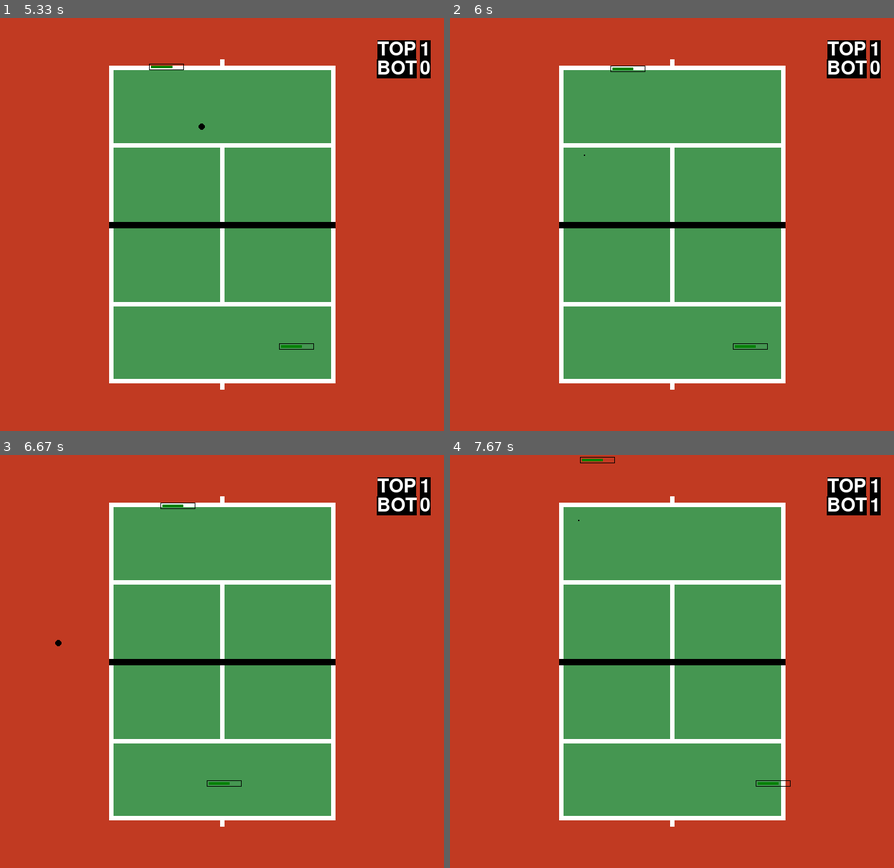
Above: before the commit, frames 1-4 (two rows, left to right).
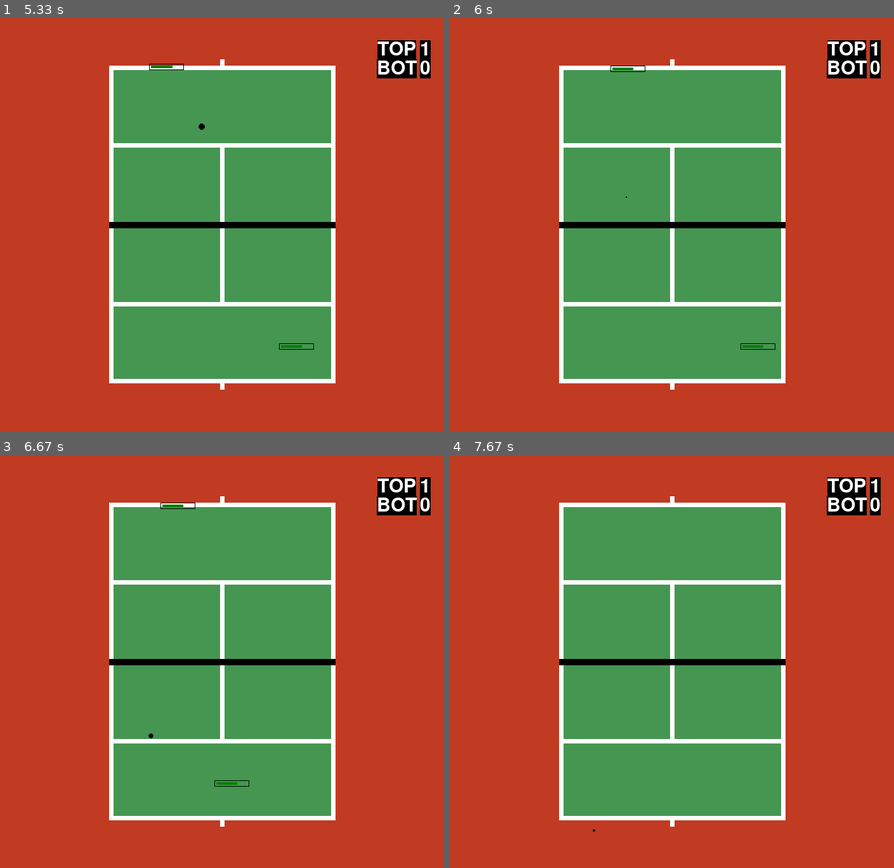
Above: after the commit, the same moments.

Repository: rafaelmcandeias/AASMA
Game: pygame game, started from Tennis_Game/tennis.py
The game is run twice, just before and just after one commit, with the same random seed, the same clock (stepped at 60 frames per second) and the same inputs.
Inputs:
- Up to frame 1 (5.33 s): tap Right Shift at 0.33 s; tap Esc at 0.67 s
- Up to frame 2 (6 s): no input
- Up to frame 3 (6.67 s): no input
- Up to frame 4 (7.67 s): no input

Frame 1 is identical in both runs. In frame 2, less than 0.1% of the frame differs, in the area x 30-74%, y 33-81%; in frame 3, less than 0.1%; in frame 4, 0.2%, in the area x 28-97%, y 0-92%.

Commit message:
ready to run

Diff:
--- a/Tennis_Game/env.py
+++ b/Tennis_Game/env.py
@@ -27,7 +27,7 @@
 LIMIT_TOP_NET = 320
 LIMIT_BOTTOM_NET  = 330
 MIDDLE_X = LIMIT_LEFT_NET + ((LIMIT_RIGHT_NET - LIMIT_LEFT_NET) / 2) - 40
-MIDDLE_Y_TOP = LIMIT_TOP_FIELD + ((LIMIT_TOP_NET - LIMIT_TOP_FIELD) / 2)
+MIDDLE_Y_TOP = LIMIT_TOP_FIELD + ((LIMIT_TOP_NET - LIMIT_TOP_FIELD) / 2) - 40
 MIDDLE_Y_BOT = LIMIT_BOTTOM_NET + ((LIMIT_BOT_FIELD - LIMIT_BOTTOM_NET) / 2) - 40
 
 # ---------------------------------------------------------------------------
--- a/Tennis_Game/graphs.py
+++ b/Tennis_Game/graphs.py
@@ -1,46 +1,82 @@
 # File to read data from csv and compute graphs with boxplo
 import pandas as pd
+from pandas import read_csv, DataFrame
 import numpy as np
 import matplotlib.pyplot as plt
+import statistics as stats
+import math
 
-# Compute win lost plot
 labels = ['Random', 'Beginner', 'Expert', 'Pro']
-#auto
-wins, losts = [125, 144, 59, 54], [66, 47, 132, 137]
+left = [1,2,3,4]
 
-X = np.arange(len(labels))
-width = 0.25
+# Create Data Frames
+# Read Data
+rand = read_csv('results/random.csv')
+rand_df = pd.DataFrame(rand)
+beg = read_csv('results/beginner.csv')
+beg_df = pd.DataFrame(beg)
+exp = read_csv('results/expert.csv')
+exp_df = pd.DataFrame(exp)
+pro = read_csv('results/pro.csv')
+pro_df = pd.DataFrame(pro)
+dfs = [rand_df, beg_df, exp_df, pro_df]
 
-fig, ax = plt.subplots()
-rects1 = ax.bar(X - width/2, wins, color = 'g', width=0.25, label='Wins')
-rects2 = ax.bar(X + width/2, losts, color = 'r', width=0.25, label='Losts')
+# Win percentage
 
-# Add some text for labels, title and custom x-axis tick labels, etc.
-ax.set_ylabel('Wins/Losts')
-ax.set_title('Number of wins and losts per agent')
-ax.set_xlabel('Agent type')
-ax.set_xticks(X, labels)
-ax.legend()
-ax.bar_label(rects1, padding=1)
-ax.bar_label(rects2, padding=1)
+s = [0,0,0,0]
+total= [len(rand_df), len(beg_df), len(exp_df), len(pro_df)]
+wp = [0,0,0,0]
+soma = 0
+
+i = 0
+for df in dfs:
+    for index, row in df.iterrows():
+        if row[0] == 1:
+            soma += 1
+    wp[i] = soma / total[i]
+    soma = 0
+    i += 1
+
+print(wp)
+
+plt.bar(left, wp, tick_label=labels, width=0.8, color = ['red', 'orange', 'yellow', 'green'])
+plt.xlabel('Players')
+plt.ylabel('Win %')
+plt.title('Win Percentage')
+plt.savefig('win_perc.png')
+plt.show()
+
+# Point Average with confidence interval
+pt = [0,0,0,0]
+games_played = [len(rand_df), len(beg_df), len(exp_df), len(pro_df)]
+avg_points = [0,0,0,0]
+values = [[],[],[],[]]
+
+i = 0
+for df in dfs:
+    for index, row in df.iterrows():
+        pt[i] += row[1]
+        values[i].append(row[1])
+    avg_points[i] = pt[i] / games_played[i]
+    i += 1
+
+print(values)
+print(avg_points)
+
+stdev = [0,0,0,0]
+conf_int = [0,0,0,0]
+# 1.96 means 95%
+z = 1.96
+for i in range(len(avg_points)):
+    stdev[i] = stats.stdev(values[i])
+    conf_int[i] = z * stdev[i] / math.sqrt(len(df))
+
+print("conf: ", conf_int)
 
 
-# Compute average points plot
-#average = []
-
-#for mode in ('random', 'beginner', 'expert', 'pro'):
-    #path = 'results/' + mode +'.csv'
-    #df = pd.read_csv(path)
-    #average.append(df['Score'].mean())
-
-#rect = ax.bar(X, average, width=0.25, label='Average')
-#
-#ax.set_ylabel('Score')
-#ax.set_title('Average score per agent')
-#ax.set_xlabel('Agent type')
-#ax.set_xticks(X, labels)
-#ax.legend()
-#
-#ax.bar_label(rect, padding=1)
-
+plt.bar(left, avg_points, tick_label=labels, width=0.8, color = ['red', 'orange', 'yellow', 'green'], yerr=conf_int, capsize=7, edgecolor='black')
+plt.xlabel('Players')
+plt.ylabel('Avg points')
+plt.title('Average points per player')
+plt.savefig('avg_points.png')
 plt.show()
--- a/Tennis_Game/sprites.py
+++ b/Tennis_Game/sprites.py
@@ -251,9 +251,9 @@
         # region 2 of the court
         elif MIDDLE_FIELD[0] <= self.rect.x < MIDDLE_FIELD[1]:
             if action == 'Left':
-                speedx = -rnd.uniform(2, 3)
+                speedx = -rnd.uniform(0.75, 1)
             elif action == 'Right':
-                speedx = rnd.uniform(1.5, 2)
+                speedx = rnd.uniform(0.75, 1)
             elif action == 'Straight':
                 speedx = rnd.uniform(-0.5, 0.5)
 
